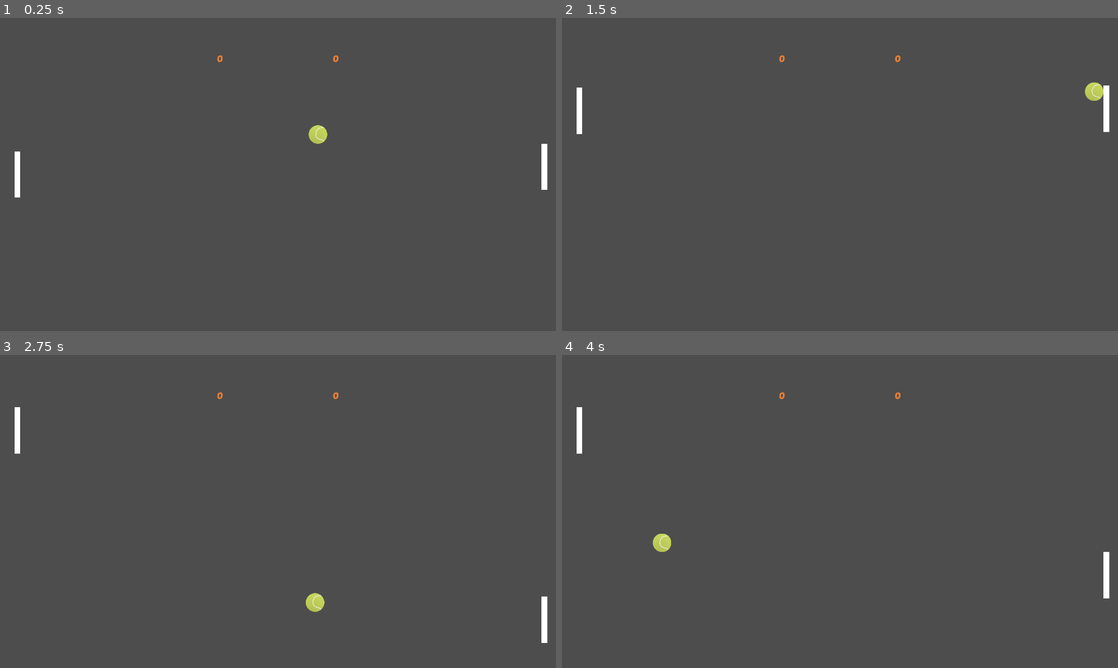
Above: before the commit, frames 1-4 (two rows, left to right).
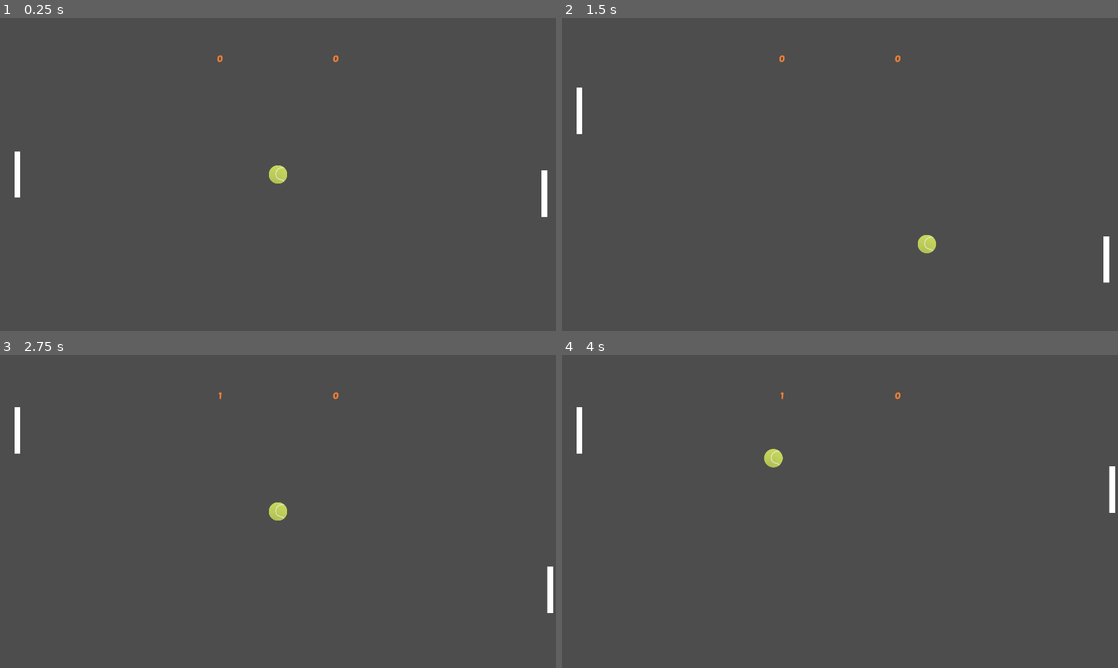
Above: after the commit, the same moments.

Repository: luishernandezg/platzipong
Game: Godot game, scene res://Level.tscn
Same seed, same stepped clock (60 frames per second), same inputs: the game is played once before the commit and once after it.
Inputs:
- Up to frame 1 (0.25 s): no input
- Up to frame 2 (1.5 s): hold Up (ui_up) 0.53-1.28 s; hold Down (ui_down) from 1.28 s (still down)
- Up to frame 3 (2.75 s): release Down (ui_down) at 2.03 s; hold Up (ui_up) from 2.03 s (still down)
- Up to frame 4 (4 s): release Up (ui_up) at 3.53 s; hold Down (ui_down) from 3.53 s (still down)

The runs differ from the first frame. In frame 1, 0.5% of the frame differs, in the area x 48-99%, y 34-64%; in frame 2, 0.7%; in frame 3, 0.7%; in frame 4, 0.7%, in the area x 16-100%, y 12-78%.

Commit message:
added audio, added timer

Diff:
--- a/Level.tscn
+++ b/Level.tscn
@@ -7,6 +7,7 @@
 [ext_resource type="PackedScene" uid="uid://7l3xbojv2k6x" path="res://ball.tscn" id="3_ueyuh"]
 [ext_resource type="Script" path="res://ball.gd" id="4_wpfal"]
 [ext_resource type="FontFile" uid="uid://ow2iluejd32j" path="res://PoetsenOne-Regular.ttf" id="5_wliji"]
+[ext_resource type="AudioStream" uid="uid://dftrenxfeovjd" path="res://audio-bounce.ogg" id="8_gm03i"]
 
 [sub_resource type="RectangleShape2D" id="RectangleShape2D_43r6y"]
 size = Vector2(1920, 50)
@@ -79,5 +80,11 @@
 position = Vector2(948, 522)
 script = ExtResource("4_wpfal")
 
+[node name="AudioCollision" type="AudioStreamPlayer" parent="Ball"]
+stream = ExtResource("8_gm03i")
+
+[node name="RestartTimer" type="Timer" parent="."]
+
 [connection signal="body_entered" from="PointZonePlayer" to="." method="_on_point_zone_player_body_entered"]
 [connection signal="body_entered" from="PointZoneOpponent" to="." method="_on_point_zone_oponent_body_entered"]
+[connection signal="timeout" from="RestartTimer" to="Ball" method="_on_restart_timer_timeout"]
--- a/ball.gd
+++ b/ball.gd
@@ -4,6 +4,7 @@
 var speed = 0
 var direction = Vector2.ZERO
 var is_moving = false
+@onready var timer: Timer = get_parent().find_child("RestartTimer")
 
 func _ready():
 	randomize()
@@ -11,6 +12,7 @@
 
 
 func reset_ball():
+	timer.stop()
 	speed = 600
 	direction.x =[-1,1][randi() % 2]
 	direction.y = [-0.8, 0.8][randi() % 2]
@@ -20,4 +22,9 @@
 	if is_moving:
 		var collide = move_and_collide(speed * direction * delta);
 		if collide:
+			$AudioCollision.play()
 			direction = direction.bounce(collide.get_normal());
+
+
+func _on_restart_timer_timeout() -> void:
+	reset_ball()
--- a/level.gd
+++ b/level.gd
@@ -3,15 +3,20 @@
 var playerScore = 0
 var opponentScore = 0
 
+func _ready() -> void:
+	_restart_game()
+
 func _process(delta: float) -> void:
 	$ScorePlayer.text = str(playerScore)
 	$ScoreOpponent.text = str(opponentScore)
+
 
 func _restart_game():
 	$Ball.is_moving = false
 	$Ball.direction = Vector2.ZERO
 	$Ball.position = Vector2(960,540)
-	$Ball.reset_ball()
+	#$Ball.reset_ball()
+	$RestartTimer.start()
 
 
 func _on_point_zone_player_body_entered(body: Node2D) -> void:
--- a/project.godot
+++ b/project.godot
@@ -10,10 +10,10 @@
 
 [application]
 
-config/name="platzipong"
+config/name="Platzi Pong"
 run/main_scene="res://Level.tscn"
 config/features=PackedStringArray("4.3", "GL Compatibility")
-config/icon="res://icon.svg"
+config/icon="res://ball.png"
 
 [display]
 
@@ -25,3 +25,4 @@
 
 renderer/rendering_method="gl_compatibility"
 renderer/rendering_method.mobile="gl_compatibility"
+textures/vram_compression/import_etc2_astc=true
Not shown: 1 places in Level.tscn that only renumber resources
Not shown, added: audio-bounce.ogg.import
Not shown, added: export_presets.cfg
Not shown, added: audio-bounce.ogg
